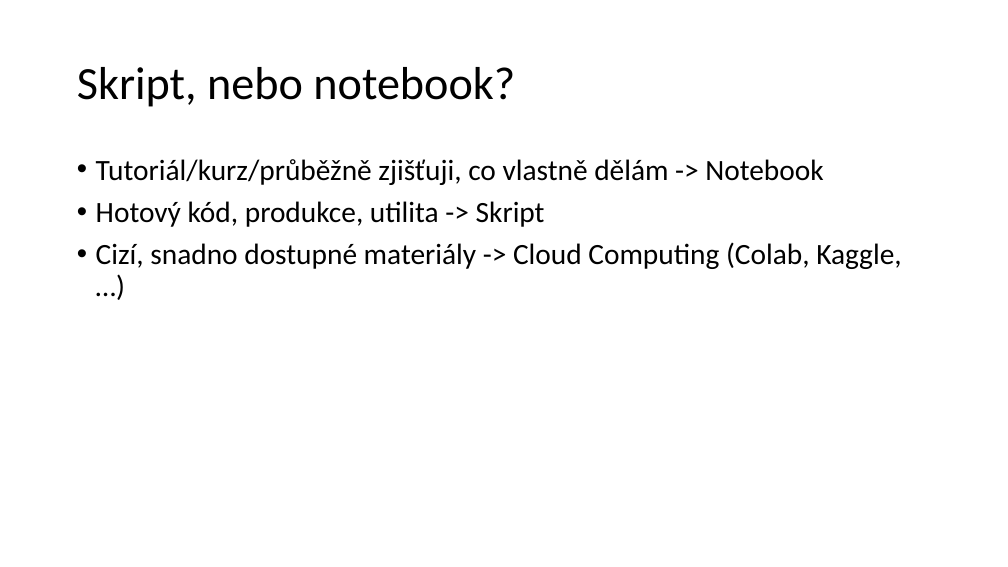
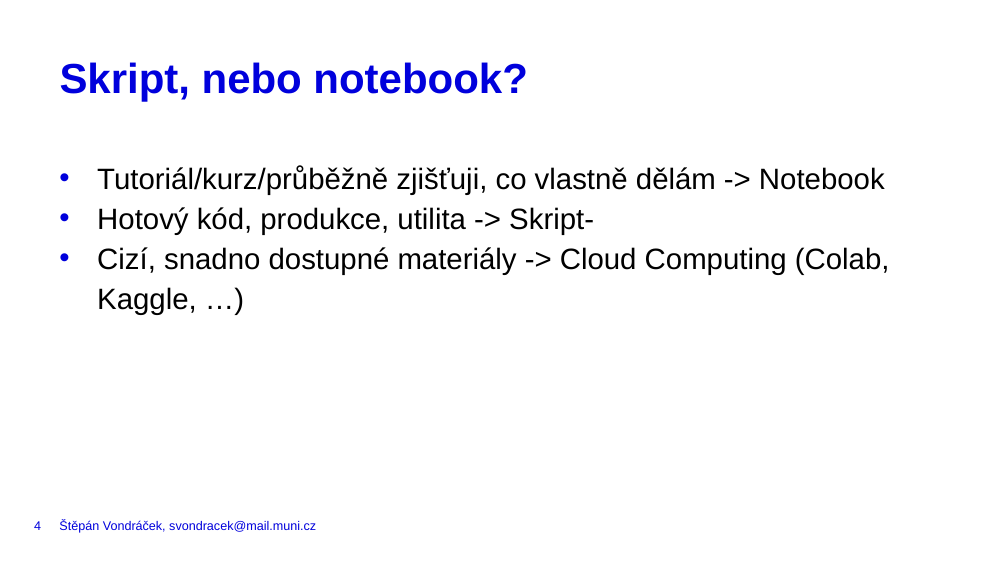
Before and after one commit to VondracekS/ESF_Workshop_BestCodingPractices, a slide deck: slide 4 of BCP_Workshop.pptx. Drawn at 1008x567 pixels with LibreOffice and Linux fonts; fonts in the diff are those of the drawing. Boxes give left, top, right and bottom in pixels: in the first picture for what was removed or moved away, otherwise in the second. Text is boxed around its words. In the diff, an @@ line names an element or a change of style, - is before the commit and + after.

Commit message:
moving presentation to MUNI template§

```diff
--- a/BCP_Workshop.pptx
+++ b/BCP_Workshop.pptx
@@ title "Skript, nebo notebook?" moved from (x1=77, y1=67, x2=515, y2=107) to (x1=60, y1=62, x2=527, y2=101) @@
@@ title "Skript, nebo notebook?" at (x1=60, y1=62, x2=527, y2=101): size 44 to 40 pt, font Calibri to Arial, text colour #000000 to #0000DC, bold on; line spacing 0.9 to 40pt; vertical alignment middle to top @@
@@ text "Tutoriál/kurz/průběžně zjišťuji, co vlastně dělám ..." moved from (x1=96, y1=159, x2=901, y2=269) to (x1=97, y1=166, x2=890, y2=315) @@
@@ text at (x1=97, y1=166, x2=890, y2=315): font Calibri to Arial in "Tutoriál/kurz/průběžně zjišťuji, co vlastně dělám -> Noteboo ...", "Cizí, snadno dostupné materiály -> Cloud Computing ..."; indent changed; line spacing 0.9 to 1.14; less space between paragraphs @@
@@ text at (x1=97, y1=207, x2=594, y2=235): text changed; font Calibri to Arial @@
-• Hotový kód, produkce, utilita -> Skript
+• Hotový kód, produkce, utilita -> Skript-
@@ page number added at (x1=34, y1=521, x2=41, y2=530), 12 pt, text #0000DC @@
+4
@@ text added at (x1=59, y1=520, x2=316, y2=533), 12 pt, text #0000DC @@
+Štěpán Vondráček, svondracek@mail.muni.cz
```
Also in this commit, not shown: 12 other slides changed, 6 slides added, 8 slides removed.
